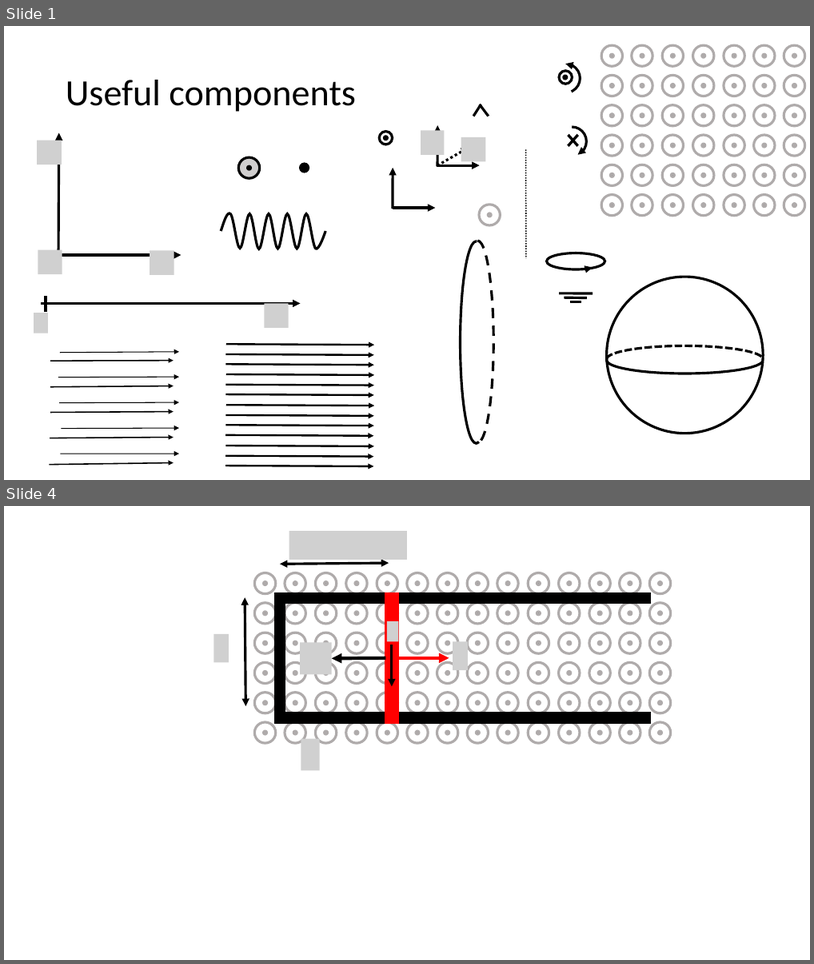
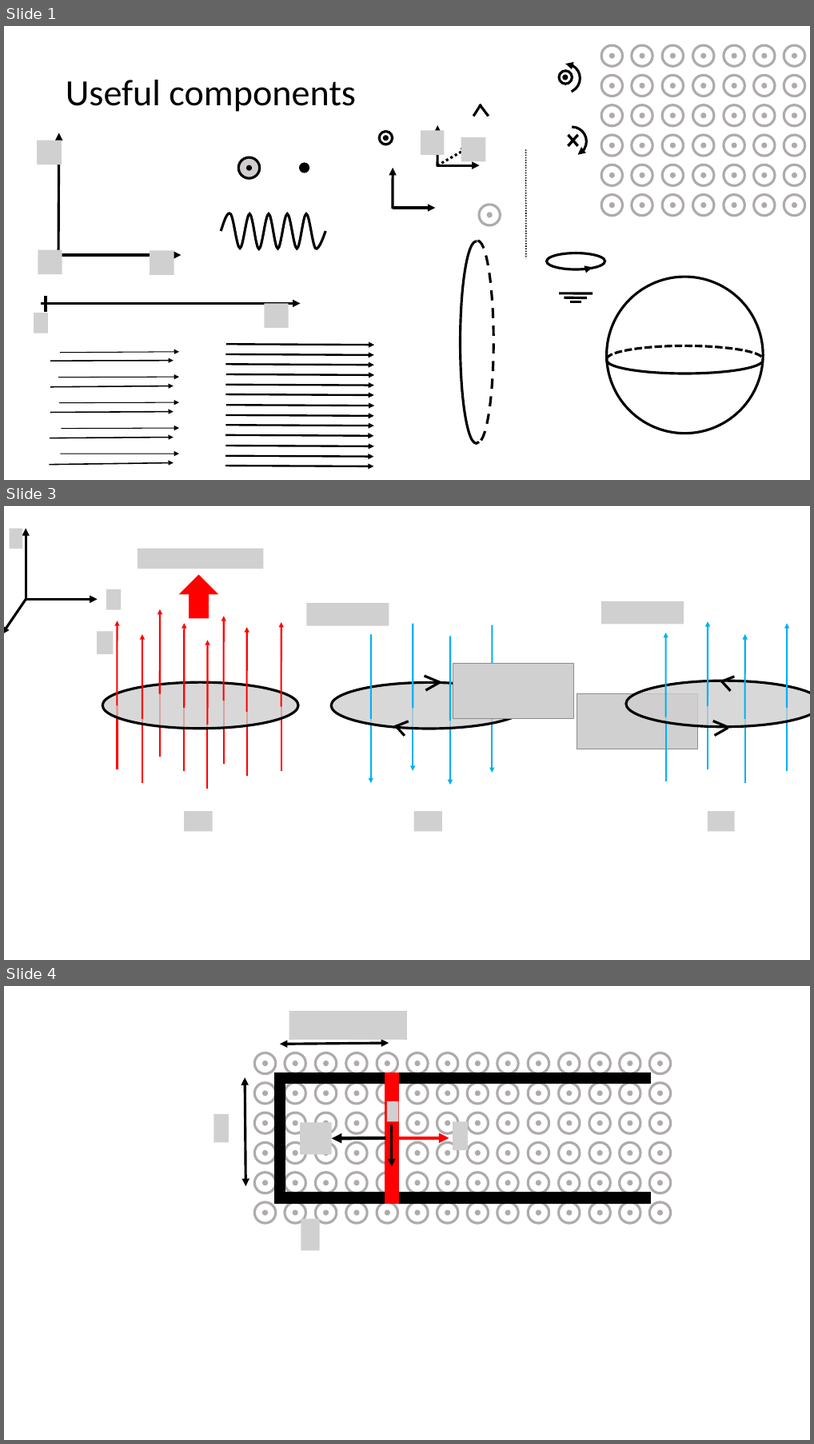
Before and after one commit to OSTP/PhysicsArtofModelling, a slide deck: tex/figures/Induction/Figures.pptx. Shown one above the other, each under a label of ours: slides 1 and 4 before the commit, slides 1, 3 and 4 after it; the slides between them are not shown. The pictures are 814x964 and 814x1444 pixels, drawn with LibreOffice and Linux fonts; fonts in the diff are those of the drawing; grey boxes stand for pictures; background and template pictures are left out. Boxes give left, top, right and bottom in pixels: in the first picture for what was removed or moved away, otherwise in the second. Text is boxed around its words. In the diff, an @@ line names an element or a change of style, - is before the commit and + after.

```diff
--- a/tex/figures/Induction/Figures.pptx
+++ b/tex/figures/Induction/Figures.pptx
@@ slide 3 added at (4,506,810,960), background #FFFFFF @@
@@ group added at (4,528,121,634): 3 arrows, 2 pictures @@
@@ group added at (97,548,298,788): 8 lines, 8 arrows, 2 pictures, 1 ellipse, 1 up arrow @@
@@ group added at (307,603,574,784): 8 lines, 4 arrows, 2 pictures, 1 ellipse @@
@@ group added at (578,601,810,783): 8 lines, 4 arrows, 2 pictures, 1 ellipse @@
@@ picture added at (184,811,213,832) @@
@@ picture added at (414,811,442,832) @@
@@ picture added at (708,811,735,832) @@
```
Also in this commit, not shown: 1 other slide added, 2 slides removed, 4 other files.
